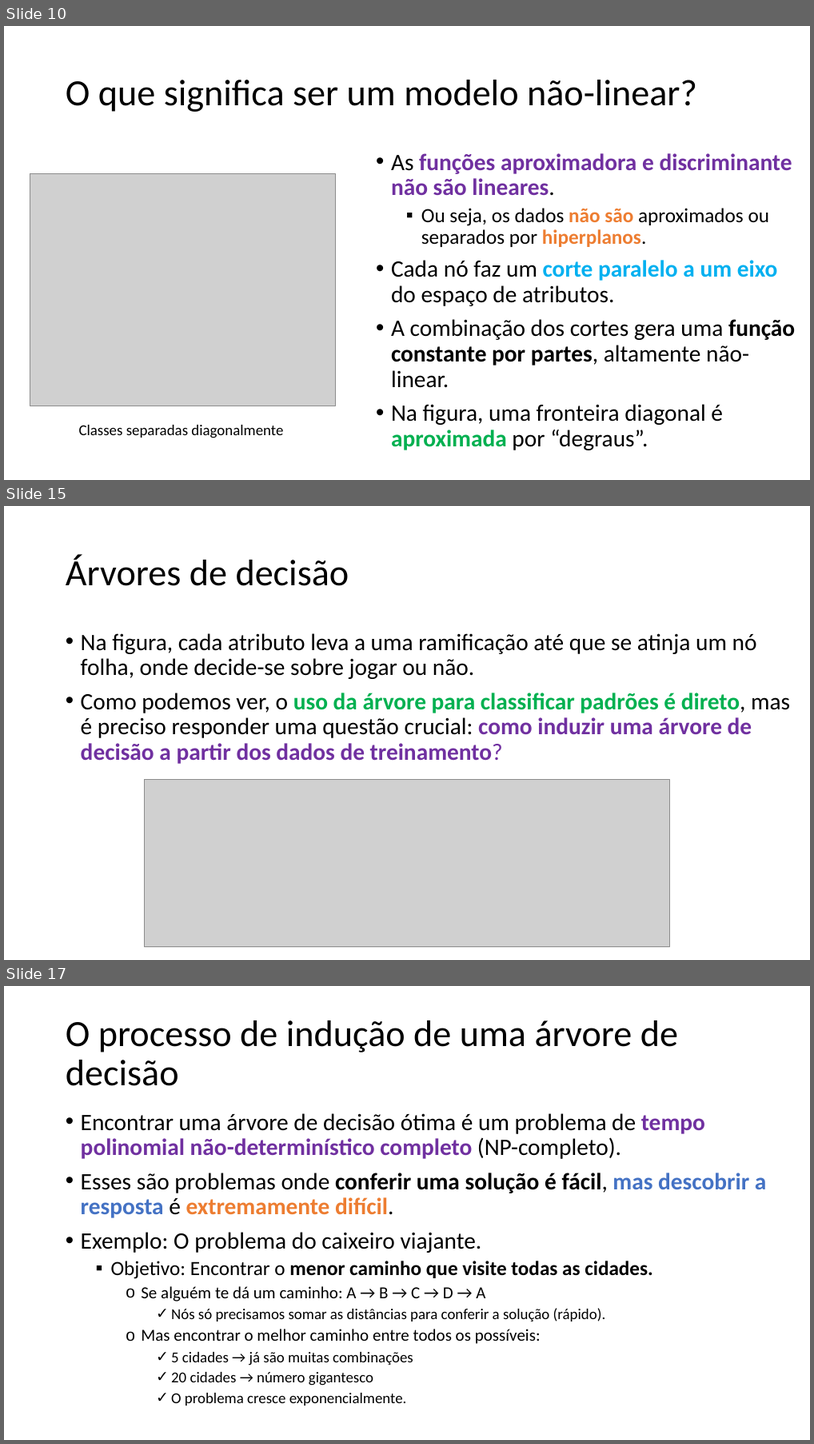
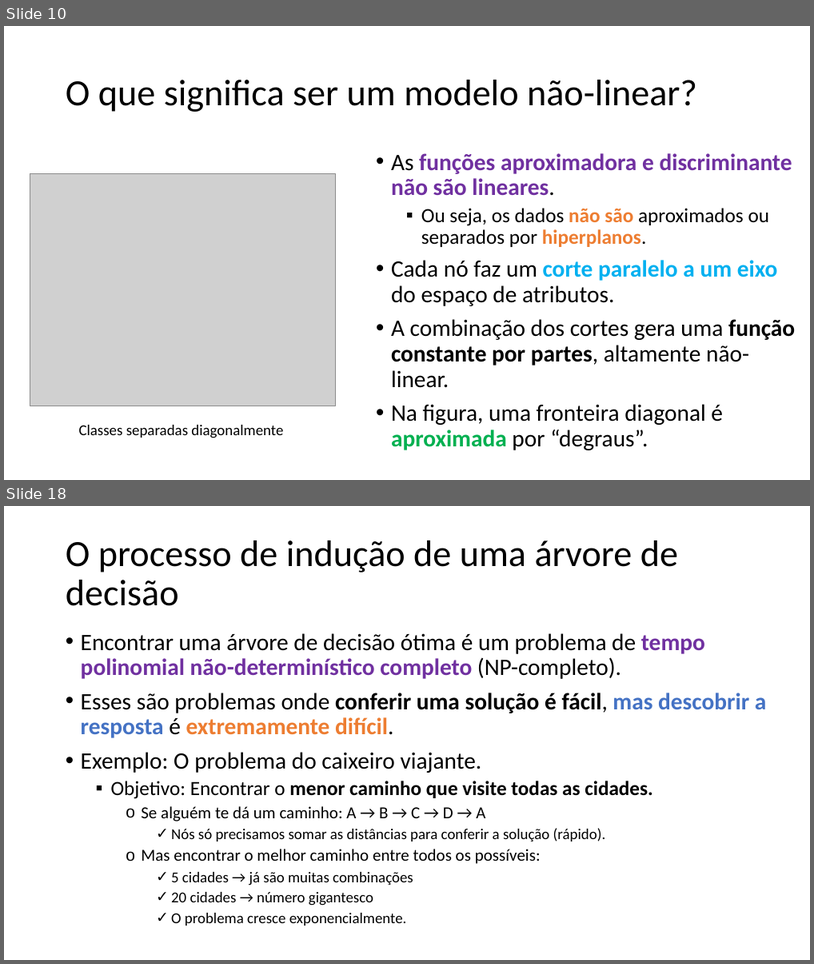
Before and after one commit to zz4fap/c24_inteligencia_artificial, a slide deck: slides/C24_Árvores_de_decisão.pptx. Shown one above the other, each under a label of ours: slides 10, 15 and 17 before the commit, slides 10 and 18 after it; the slides between them are not shown. The pictures are 814x1444 and 814x964 pixels, drawn with LibreOffice and Linux fonts; fonts in the diff are those of the drawing; grey boxes stand for pictures. Boxes give left, top, right and bottom in pixels: in the first picture for what was removed or moved away, otherwise in the second. Text is boxed around its words. In the diff, an @@ line names an element or a change of style, - is before the commit and + after.

```diff
--- a/slides/C24_Árvores_de_decisão.pptx
+++ b/slides/C24_Árvores_de_decisão.pptx
@@ slide 15 removed at bbox=[4, 506, 810, 960], background #FFFFFF @@
@@ title removed at bbox=[66, 555, 350, 586] @@
-Árvores de decisão
@@ text removed at bbox=[81, 633, 790, 764] @@
-• Na figura, cada atributo leva a uma ramificação até que se atinja um nó folha, onde decide-se sobre jogar ou não.
-• Como podemos ver, o uso da árvore para classificar padrões é direto, mas é preciso responder uma questão crucial: como induzir uma árvore de decisão a partir dos dados de treinamento?
@@ picture removed at bbox=[144, 779, 670, 947] @@
@@ what was slide 17 is now slide 18 @@
```
Also in this commit, not shown: 1 slide changed, 4 slides added, 2 other slides removed.
